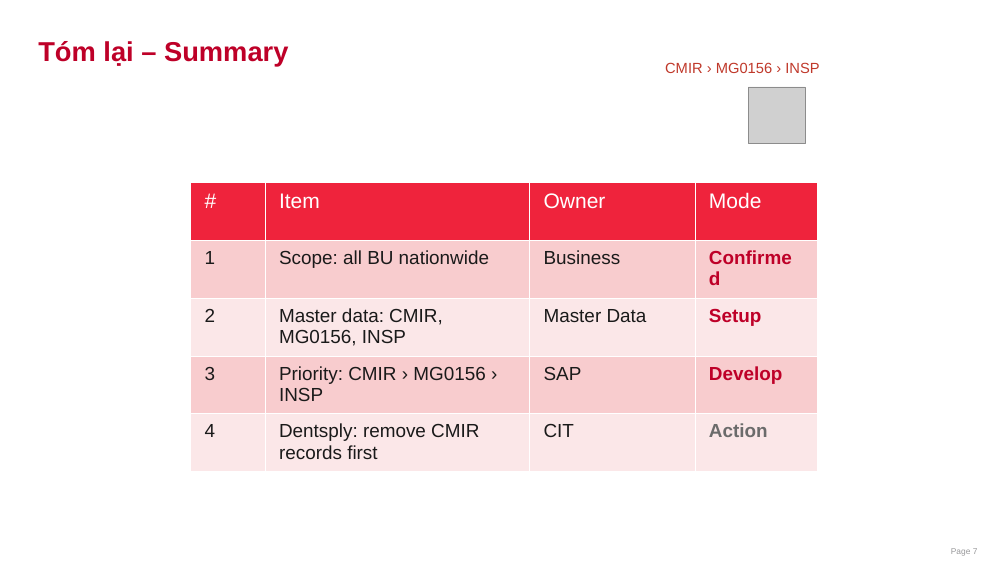
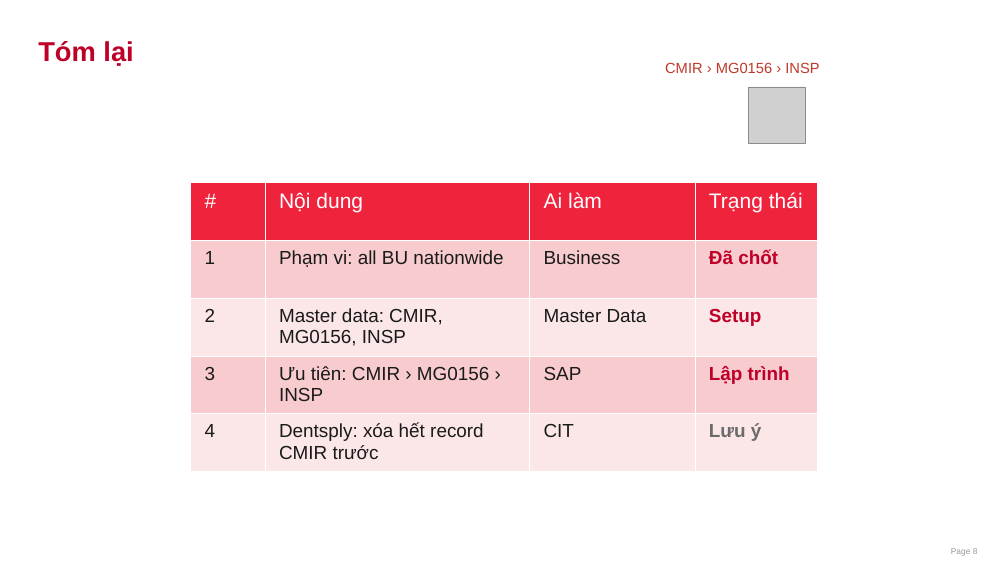
Before and after one commit to nguyenthanhitvn87-source/nguyenthanh, a slide deck: slide 8 of slide/LPNVi_LONG_PRODUCTION_NAME_VIETNAMESE.pptx (slide 7 before the commit). Drawn at 1008x567 pixels with LibreOffice and Linux fonts; fonts in the diff are those of the drawing; grey boxes stand for pictures; background and template pictures are left out. Boxes give left, top, right and bottom in pixels: in the first picture for what was removed or moved away, otherwise in the second. Text is boxed around its words. In the diff, an @@ line names an element or a change of style, - is before the commit and + after.

```diff
--- a/slide/LPNVi_LONG_PRODUCTION_NAME_VIETNAMESE.pptx
+++ b/slide/LPNVi_LONG_PRODUCTION_NAME_VIETNAMESE.pptx
@@ title at (x1=38, y1=41, x2=133, y2=66): text changed @@
-Tóm lại – Summary
+Tóm lại
@@ table at (x1=191, y1=182, x2=817, y2=477) @@
-row 1: # | Item | Owner | Mode
+row 1: # | Nội dung | Ai làm | Trạng thái
-row 2, column 2: Scope: all BU nationwide
+row 2, column 2: Phạm vi: all BU nationwide
-row 2, column 4: Confirmed
+row 2, column 4: Đã chốt
-row 4, column 2: Priority: CMIR › MG0156 › INSP
+row 4, column 2: Ưu tiên: CMIR › MG0156 › INSP
-row 4, column 4: Develop
+row 4, column 4: Lập trình
-row 5, column 2: Dentsply: remove CMIR records first
+row 5, column 2: Dentsply: xóa hết record CMIR trước
-row 5, column 4: Action
+row 5, column 4: Lưu ý
```
Also in this commit, not shown: 1 other slide changed, 5 slides added, 4 slides removed, 1 other file.
